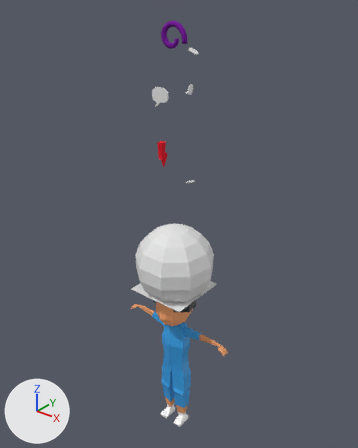
A saved change to the FBX model Assets/Models/Characters/NPCsCaracteristicos/NPC_pesao.fbx.
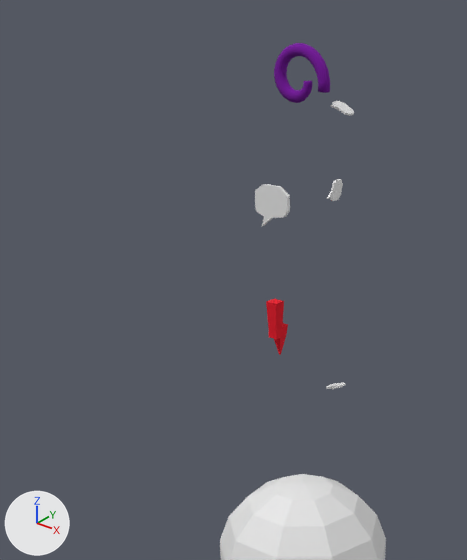
Old and new are each drawn whole from a 50 mm camera at (12.61, -15.35, 21.29) aimed at (-0.26, 0.74, 11.32) and again close up on the part from 9% to 70% of the width and 0% to 59% of the height. Every picture has the same lights, and +X, +Y and +Z are marked at lower left. Where no turn or scale is listed for an object, it has been applied to the vertices.

Objects in the first close-up: 'Emisor|Plane|Dupli|10', 'Emisor|Plane|Dupli|11', 'Emisor|Plane|Dupli|9', 'Limites', 'Plane', 'Rayo', 'Spiral'.
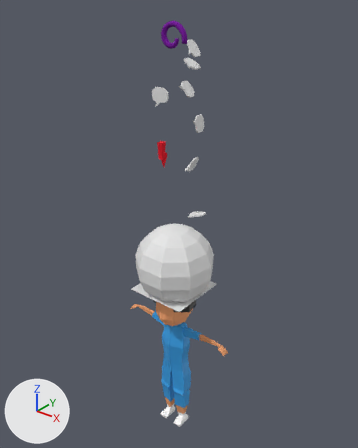
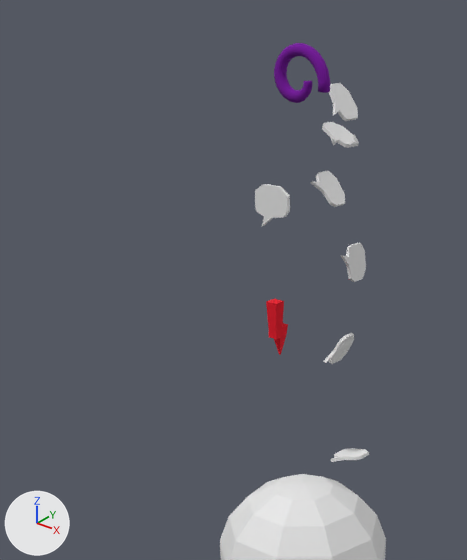
The change in detail:
Object 'Emisor|Plane|Dupli|9' (ob_emisor_plane_dupli_9) moves from (-0.067, 0.831, 3.372) to (0.0478, 0.823, 3.934).
Object 'Emisor|Plane|Dupli|9' (ob_emisor_plane_dupli_9) turns from (0, 163, 0) to (0, -62, 0) degrees about x, y and z.
Object 'Emisor|Plane|Dupli|9' (ob_emisor_plane_dupli_9) is rescaled from (0.14, 0.14, 0.14) to (0.247, 0.247, 0.247).
Object 'Emisor|Plane|Dupli|11' (ob_emisor_plane_dupli_11) moves from (0.0995, 0.715, 7.205) to (-0.163, 0.765, 6.152).
Object 'Emisor|Plane|Dupli|11' (ob_emisor_plane_dupli_11) turns from (0, 28, 0) to (0, 54, 0) degrees about x, y and z.
Object 'Emisor|Plane|Dupli|11' (ob_emisor_plane_dupli_11) is rescaled from (0.14, 0.14, 0.14) to (0.247, 0.247, 0.247).
Object 'Emisor|Plane|Dupli|10' (ob_emisor_plane_dupli_10) moves from (-0.0277, 0.773, 6.162) to (0.246, 0.794, 5.228).
Object 'Emisor|Plane|Dupli|10' (ob_emisor_plane_dupli_10) turns from (0, -80, 0) to (0, 84, 0) degrees about x, y and z.
Object 'Emisor|Plane|Dupli|10' (ob_emisor_plane_dupli_10) is rescaled from (0.14, 0.14, 0.14) to (0.247, 0.247, 0.247).
Object 'Emisor|Plane|Dupli|13' (ob_emisor_plane_dupli_13) is new; it shows me_plane_001.
Its parent is ob_emisor.
Its location is (0.104, 0.707, 7.303).
Its rotation in degrees is (0, -125, 0).
Its scale is (0.247, 0.247, 0.247).
Object 'Emisor|Plane|Dupli|12' (ob_emisor_plane_dupli_12) is new; it shows me_plane_001.
Its parent is ob_emisor.
Its location is (0.0285, 0.736, 6.901).
Its rotation in degrees is (0, -153, 0).
Its scale is (0.247, 0.247, 0.247).
Object 'Emisor|Plane|Dupli|8' (ob_emisor_plane_dupli_8) is new; it shows me_plane_001.
Its parent is ob_emisor.
Its location is (0.217, 0.852, 2.304).
Its rotation in degrees is (0, -12, 0).
Its scale is (0.247, 0.247, 0.247).

Where the change shows, as pixel boxes [x1, y1, x2, y2] in the close-ups (467 x 560 px):
'Emisor|Plane|Dupli|11', moved, turned, rescaled
    before: [330, 101, 354, 116]
    after: [311, 171, 345, 207]
'Emisor|Plane|Dupli|10', moved, turned, rescaled
    before: [327, 179, 343, 201]
    after: [340, 243, 366, 282]
'Emisor|Plane|Dupli|13', added
    after: [329, 83, 358, 121]
'Emisor|Plane|Dupli|12', added
    after: [322, 122, 359, 148]
'Emisor|Plane|Dupli|9', moved, turned, rescaled
    before: [326, 383, 346, 389]
    after: [324, 333, 354, 364]
'Emisor|Plane|Dupli|8', added
    after: [331, 448, 369, 462]
